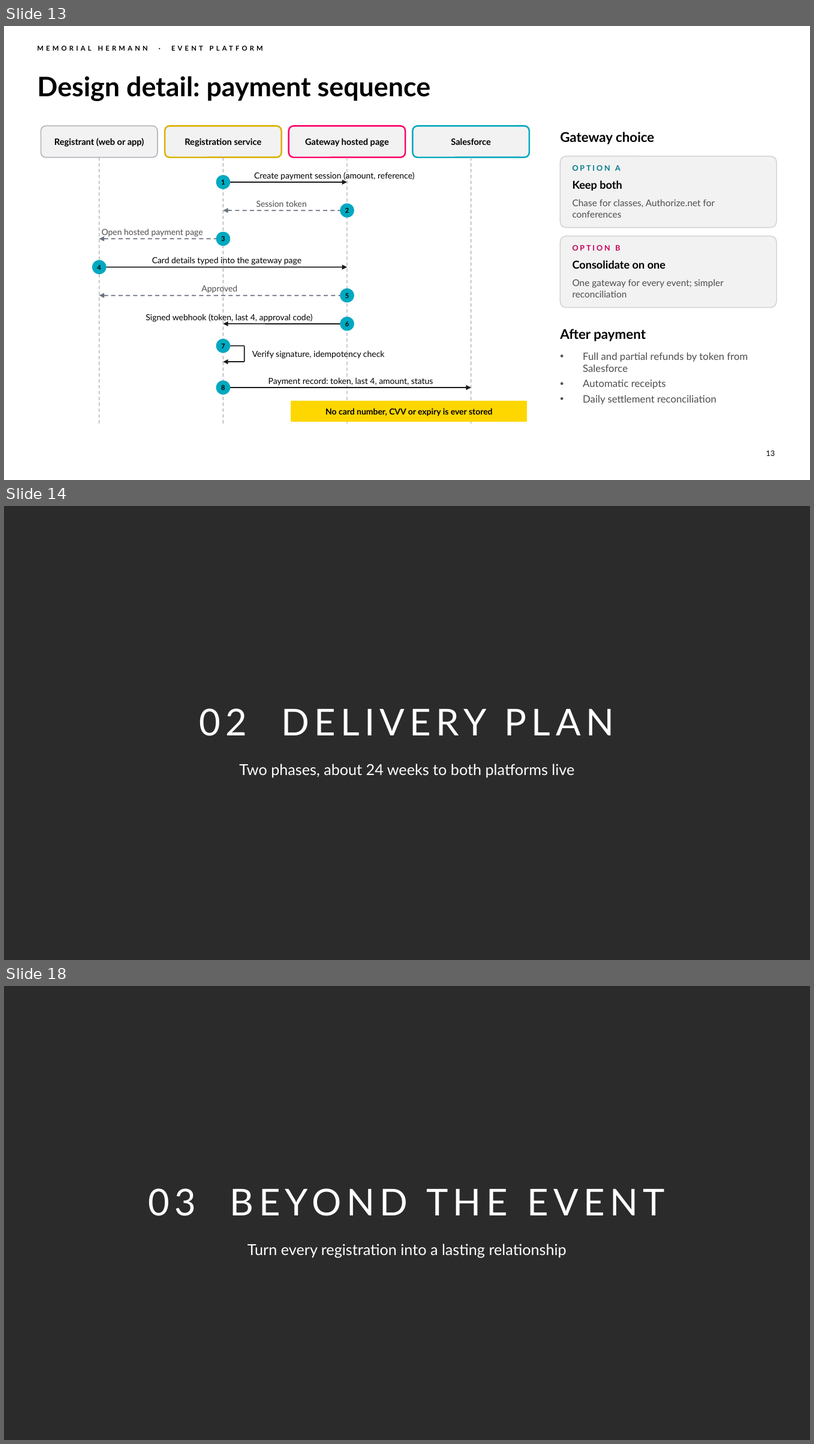
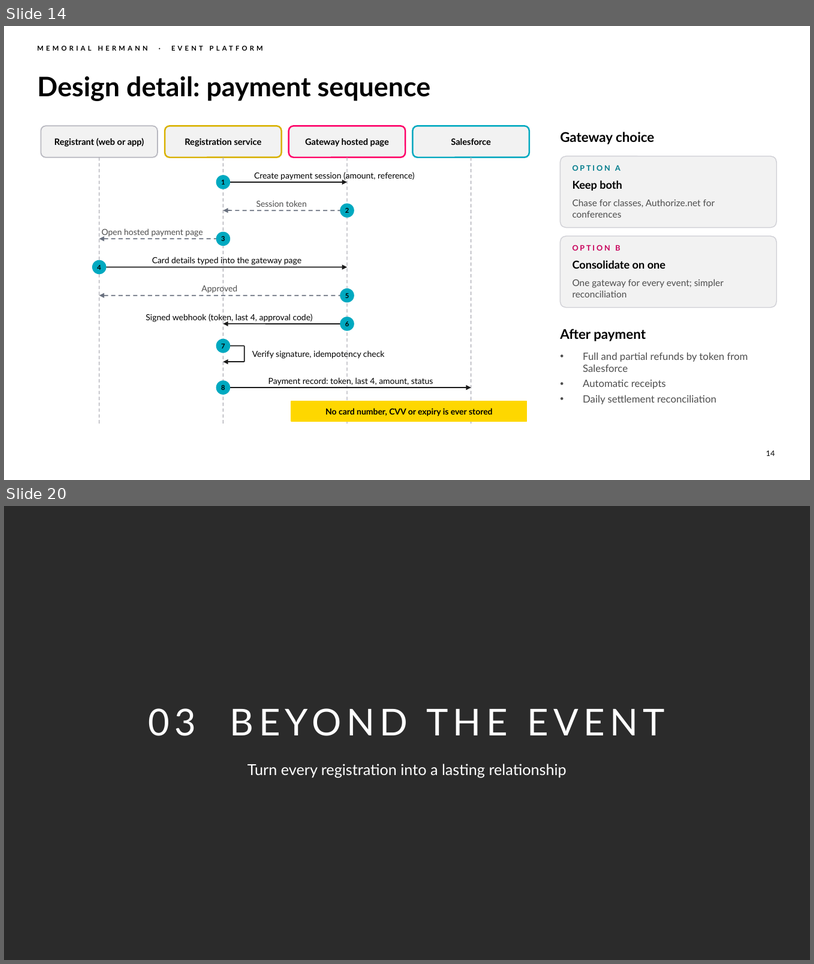
Before and after one commit to chintasurya/preSales_Memorial-hermann, a slide deck: deck/Memorial-Hermann-Event-Platform.pptx. Shown one above the other, each under a label of ours: slides 13, 14 and 18 before the commit, slides 14 and 20 after it; the slides between them are not shown. The pictures are 814x1444 and 814x964 pixels, drawn with LibreOffice and Linux fonts; fonts in the diff are those of the drawing; background and template pictures are left out; a plain dark background stands for a picture behind light text. Boxes give left, top, right and bottom in pixels: in the first picture for what was removed or moved away, otherwise in the second. Text is boxed around its words. In the diff, an @@ line names an element or a change of style, - is before the commit and + after.

```diff
--- a/deck/Memorial-Hermann-Event-Platform.pptx
+++ b/deck/Memorial-Hermann-Event-Platform.pptx
@@ slide 14 removed at (4, 506, 810, 960), background picture (left out) @@
@@ title removed at (200, 708, 614, 736) @@
-02 DELIVERY PLAN
@@ text removed at (239, 763, 575, 778) @@
-Two phases, about 24 weeks to both platforms live
@@ what was slide 13 is now slide 14 @@
@@ page number at (767, 450, 776, 456): text changed @@
-13
+14
@@ what was slide 18 is now slide 20 @@
```
Also in this commit, not shown: 16 slides changed, 4 slides added, 1 other slide removed, 8 other files.
